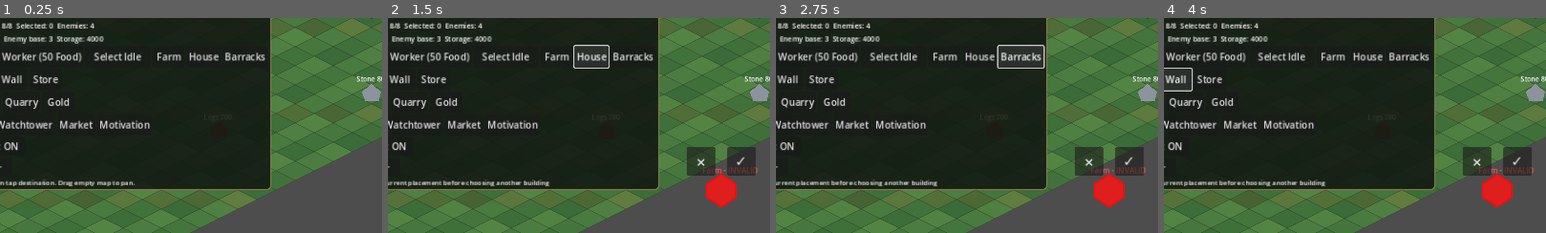
Above: before the commit, frames 1-4 (left to right).
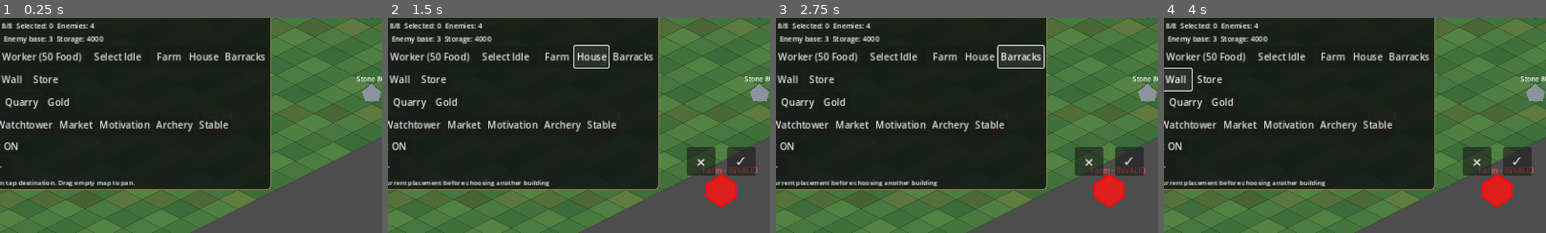
Above: after the commit, the same moments.

Repository: noub1234567-cmd/Medieval-RTS-Test
Game: Godot game, scene res://scenes/main.tscn
Same seed, same stepped clock (60 frames per second), same inputs: the game is played once before the commit and once after it.
Inputs:
- Up to frame 1 (0.25 s): no input
- Up to frame 2 (1.5 s): click "Farm" at 0.5 s; click "House" at 1.25 s
- Up to frame 3 (2.75 s): click "Barracks" at 2 s
- Up to frame 4 (4 s): click "Tower" at 2.75 s; click "Wall" at 3.5 s
The pictures show only the part of the screen within x 6-56%, y 9-59%; the shares and areas given below are measured in that part.

The runs differ from the first frame. In frame 1, 0.5% of the frame differs, in the area x 40-60%, y 47-53%; in frame 2, 0.5%; in frame 3, 0.5%; in frame 4, 0.5%.

Commit message:
Add Archery Range and Stable building options

Diff:
--- a/scripts/game.gd
+++ b/scripts/game.gd
@@ -92,7 +92,7 @@
 var storage_points: Array[Node2D] = []
 var storage_capacity := 4000
 const ResourceNodeScript := preload("res://scripts/resource_node.gd")
-var building_cost := {"Farm": {"wood": 80, "gold": 30}, "Hou …(424 unchanged characters)… ation Center": {"wood": 150, "gold": 50}}
+var building_cost := {"Farm": {"wood": 80, "gold": 30}, "Hou …(424 unchanged characters)… ation Center": {"wood": 150, "gold": 50}, "Archery Range": {"wood": 160, "gold": 90}, "Stable": {"wood": 180, "gold": 100}}
 
 func _ready() -> void:
 	var overlay := OverlayScene.instantiate()
@@ -764,13 +764,13 @@
 	fourth_building_row.add_theme_constant_override("separation",3)
 	v.add_child(fourth_building_row)
 	building_rows.append(fourth_building_row)
-	var building_names=["Farm","House","Barracks","Tower","Wall","Store","Lumber","Quarry","Gold","Mill","Watchtower","Market","Motivation"]
+	var building_names=["Farm","House","Barracks","Tower","Wall","Store","Lumber","Quarry","Gold","Mill","Watchtower","Market","Motivation","Archery","Stable"]
 	for i in range(building_names.size()):
 		var building_name=building_names[i]
 		var b:=Button.new()
 		b.text=building_name
 		b.custom_minimum_size=Vector2(54,36)
-		b.pressed.connect(func(): begin_placement("Guard Tower" if …(213 unchanged characters)… er" if building_name=="Motivation" else building_name))
+		b.pressed.connect(func(): begin_placement("Guard Tower" if …(213 unchanged characters)… er" if building_name=="Motivation" else "Archery Range" if building_name=="Archery" else building_name))
 		building_rows[0 if i<3 else 1 if i<6 else 2 if i<9 else 3].add_child(b)
 	var enemy_row:=HBoxContainer.new()
 	v.add_child(enemy_row)
@@ -1084,7 +1084,7 @@
 	structure.position=pos
 	var shape:=Polygon2D.new()
 	shape.polygon=PackedVector2Array([Vector2(0,-26),Vector2(24,-10),Vector2(24,12),Vector2(0,28),Vector2(-24,12),Vector2(-24,-10)])
-	shape.color={"Farm":Color(0.65,0.55,0.25),"House":Color(0.6 …(339 unchanged characters)… Motivation Center":Color(0.42,0.52,0.68)}[pending_building]
+	shape.color={"Farm":Color(0.65,0.55,0.25),"House":Color(0.6 …(339 unchanged characters)… Motivation Center":Color(0.42,0.52,0.68),"Archery Range":Color(0.35,0.62,0.25),"Stable":Color(0.62,0.38,0.22)}[pending_building]
 	structure.add_child(shape)
 	var label:=Label.new()
 	label.name="BuildingNameLabel"
